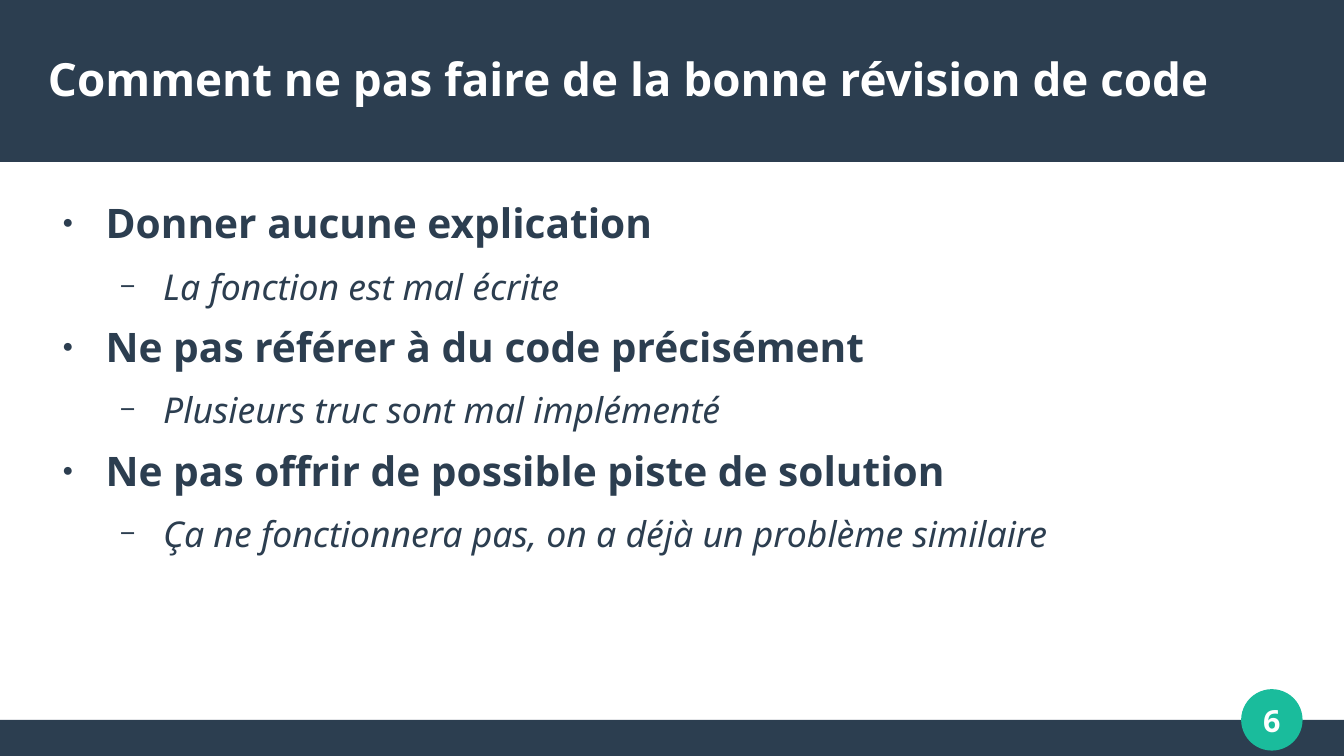
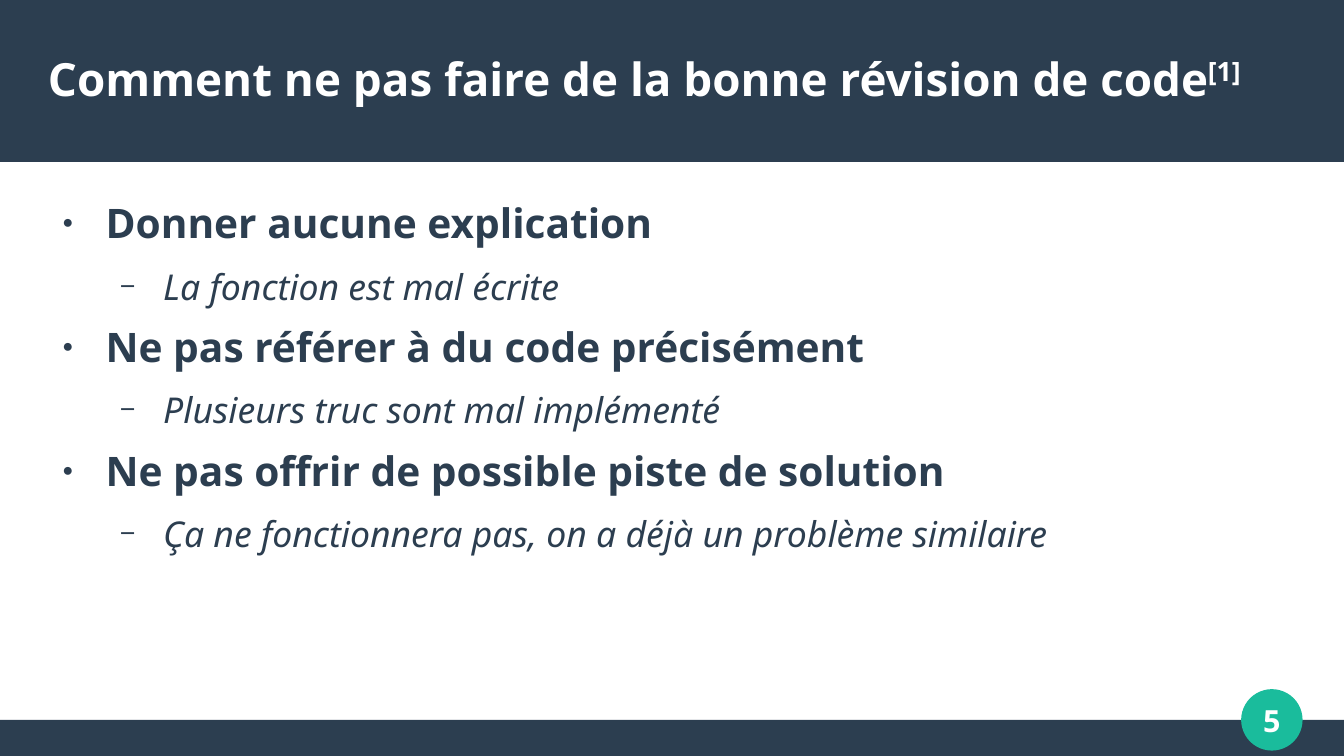
Before and after one commit to umontreal-diro/IFT3913, a slide deck: slide 5 of presentations/Semaine7/ClaudericDeRoy/presentation.odp (slide 6 before the commit). Drawn at 1344x756 pixels with LibreOffice and Linux fonts; fonts in the diff are those of the drawing. Boxes give left, top, right and bottom in pixels: in the first picture for what was removed or moved away, otherwise in the second. Text is boxed around its words. In the diff, an @@ line names an element or a change of style, - is before the commit and + after.

```diff
--- a/presentations/Semaine7/ClaudericDeRoy/presentation.odp
+++ b/presentations/Semaine7/ClaudericDeRoy/presentation.odp
@@ title at (x1=48, y1=61, x2=1241, y2=107): text changed @@
-Comment ne pas faire de la bonne révision de code
+Comment ne pas faire de la bonne révision de code[1]
@@ page number at (x1=1263, y1=710, x2=1280, y2=733): text changed @@
-6
+5
```
Also in this commit, not shown: 8 other slides changed, 7 slides added, 2 slides removed, 8 other files.
